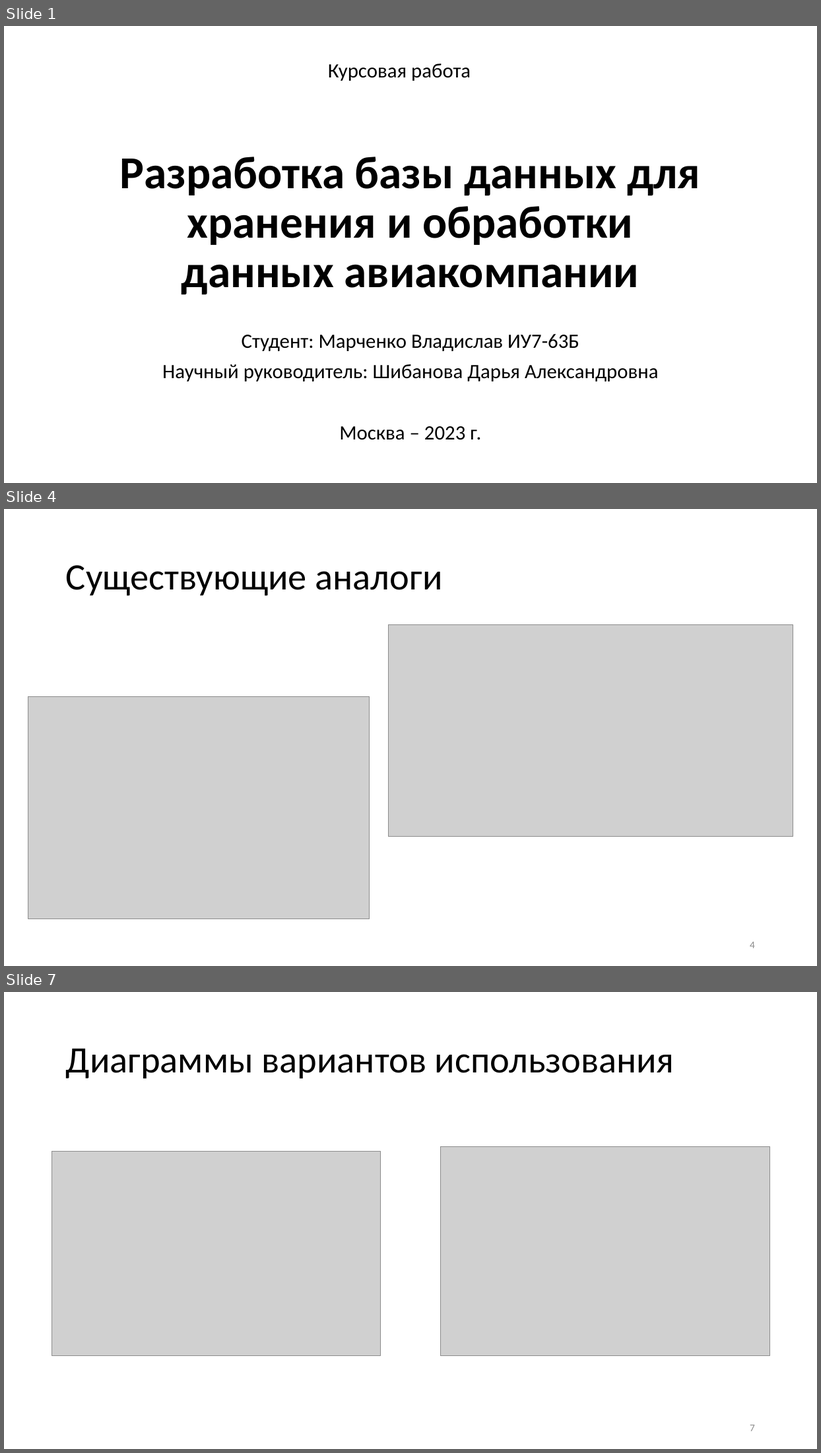
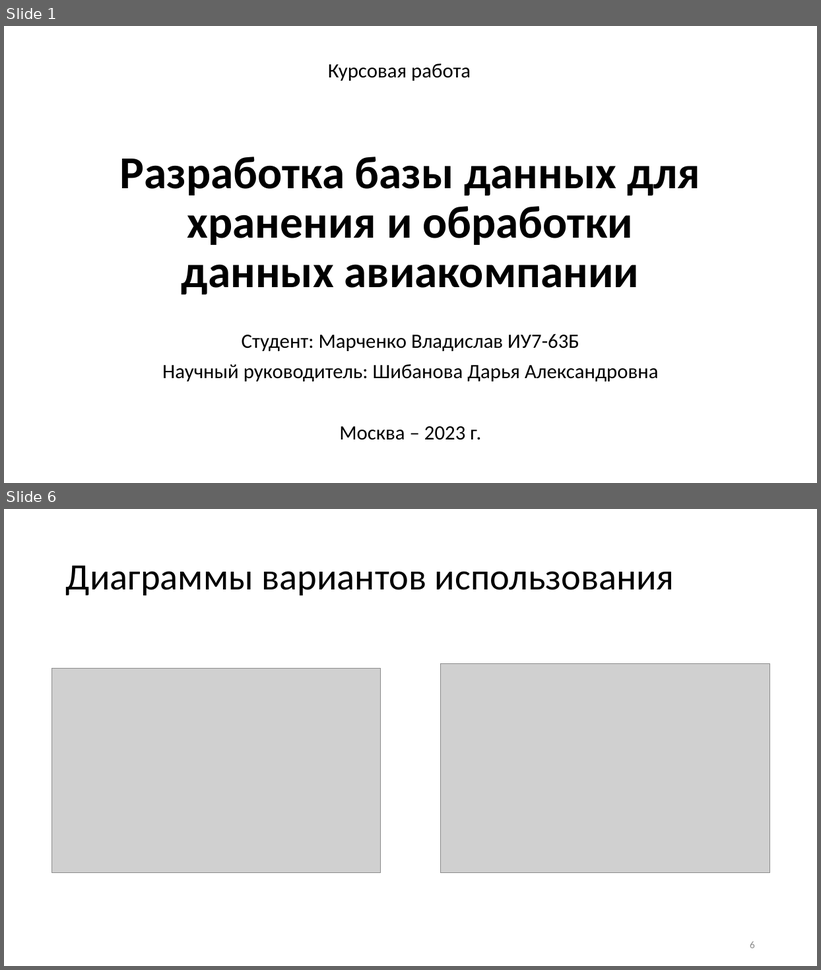
Before and after one commit to marchenko-vs/ics7-db-cp, a slide deck: presentation.pptx. Shown one above the other, each under a label of ours: slides 1, 4 and 7 before the commit, slides 1 and 6 after it; the slides between them are not shown. The pictures are 821x1453 and 821x970 pixels, drawn with LibreOffice and Linux fonts; fonts in the diff are those of the drawing; grey boxes stand for pictures. Boxes give left, top, right and bottom in pixels: in the first picture for what was removed or moved away, otherwise in the second. Text is boxed around its words. In the diff, an @@ line names an element or a change of style, - is before the commit and + after.

```diff
--- a/presentation.pptx
+++ b/presentation.pptx
@@ slide 4 removed at (4, 509, 817, 966), background #FFFFFF @@
@@ title removed at (66, 565, 443, 596) @@
-Существующие аналоги
@@ picture removed at (388, 625, 793, 837) @@
@@ picture removed at (28, 697, 370, 920) @@
@@ page number removed at (750, 942, 755, 949) @@
-4
@@ what was slide 7 is now slide 6 @@
@@ page number at (750, 941, 755, 949): text changed @@
-7
+6
```
Also in this commit, not shown: 6 slides changed, 2 slides added, 1 other slide removed, 35 other files.
